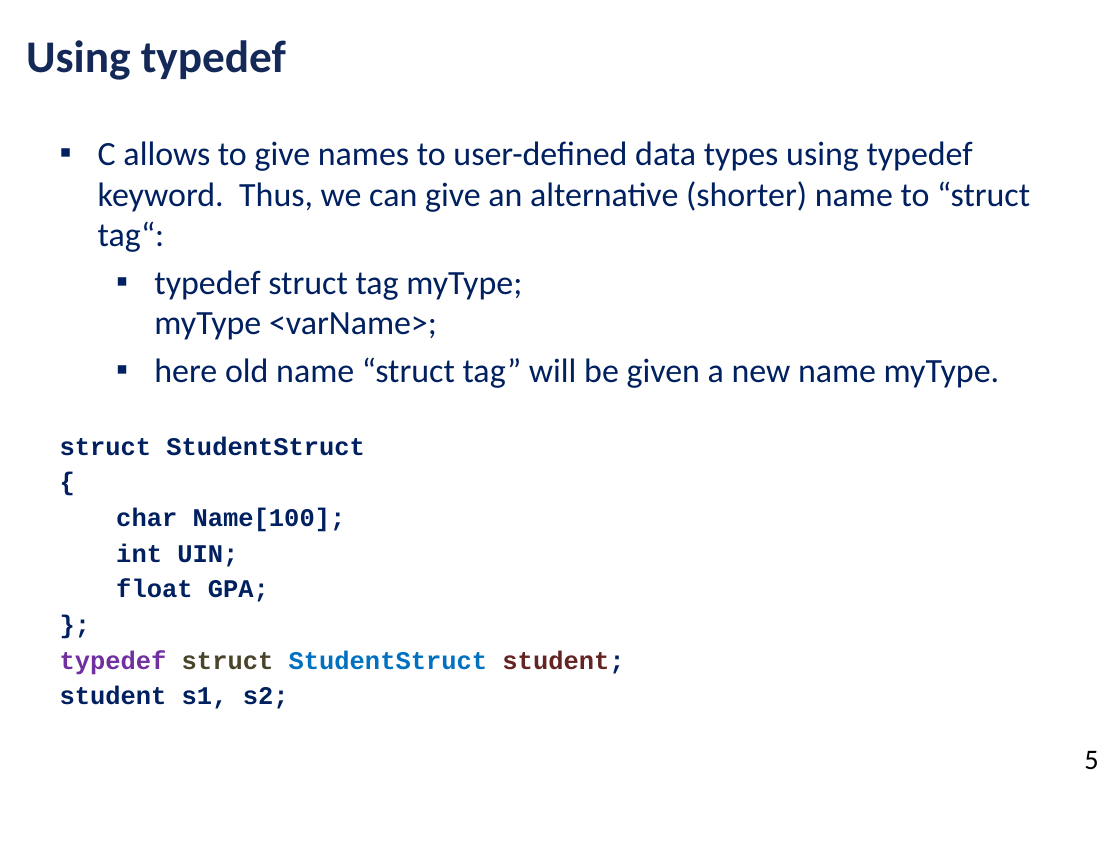
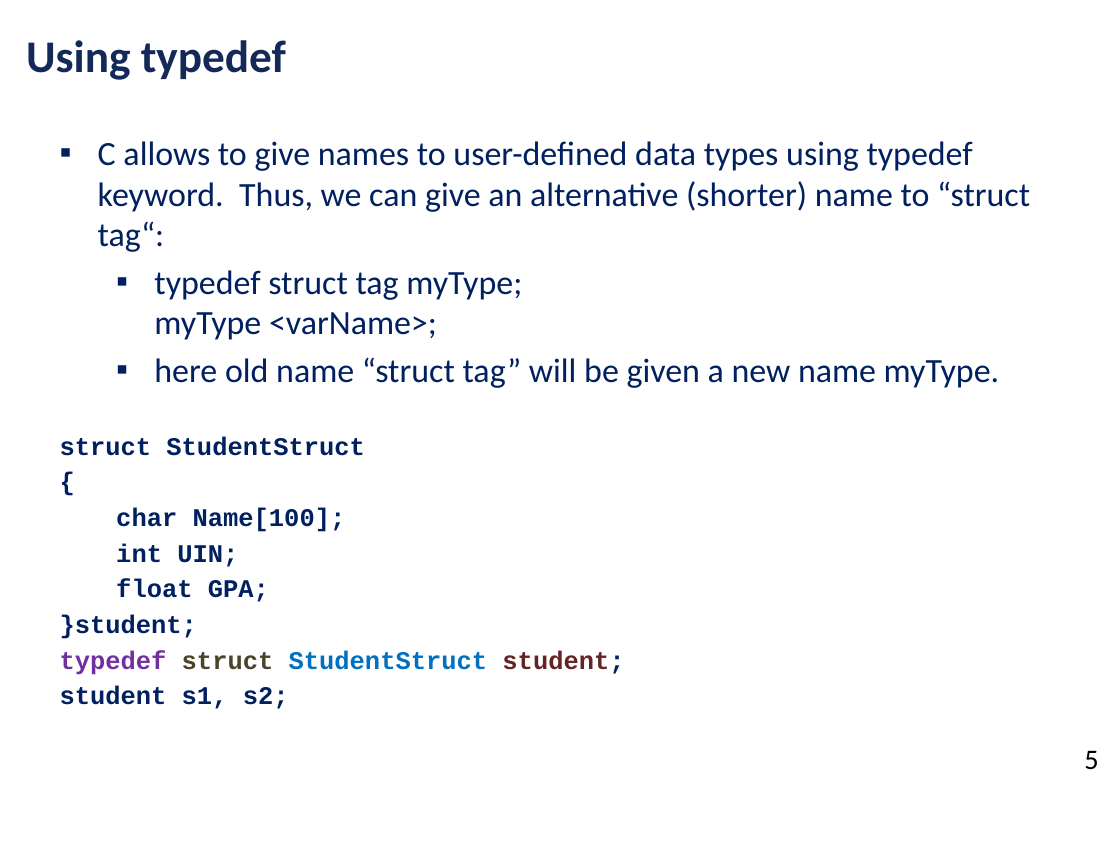
Before and after one commit to ubhowmik/ECE220_Fall2019, a slide deck: slide 9 of Lecture#17/Lecture_17_presentation.pptx (slide 10 before the commit). Drawn at 1120x865 pixels with LibreOffice and Linux fonts; fonts in the diff are those of the drawing; background and template pictures are left out. Boxes give left, top, right and bottom in pixels: in the first picture for what was removed or moved away, otherwise in the second. Text is boxed around its words. In the diff, an @@ line names an element or a change of style, - is before the commit and + after.

```diff
--- a/Lecture#17/Lecture_17_presentation.pptx
+++ b/Lecture#17/Lecture_17_presentation.pptx
@@ text at (x1=60, y1=614, x2=197, y2=639): text changed @@
-};
+}student;
```
Also in this commit, not shown: 2 other slides changed, 1 slide added, 1 other file.
